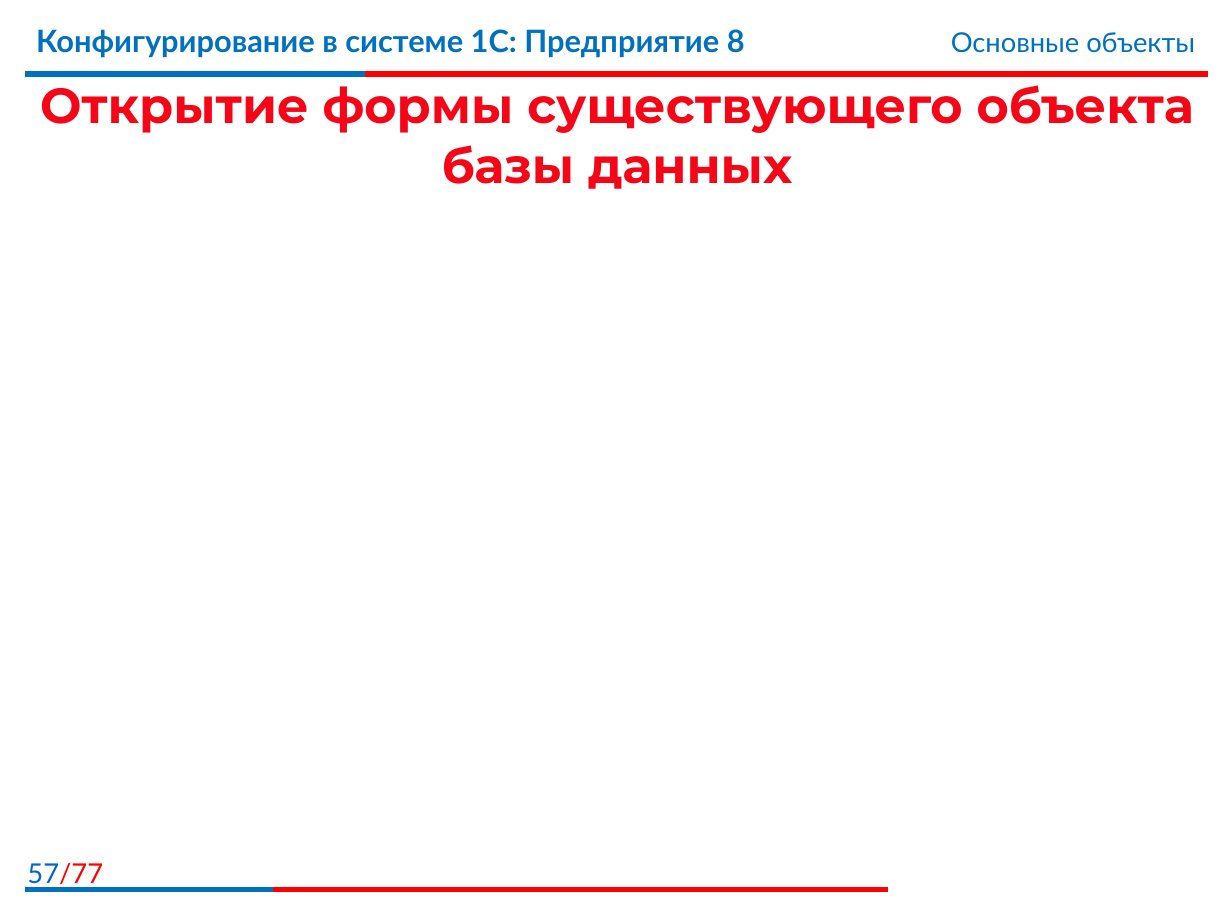
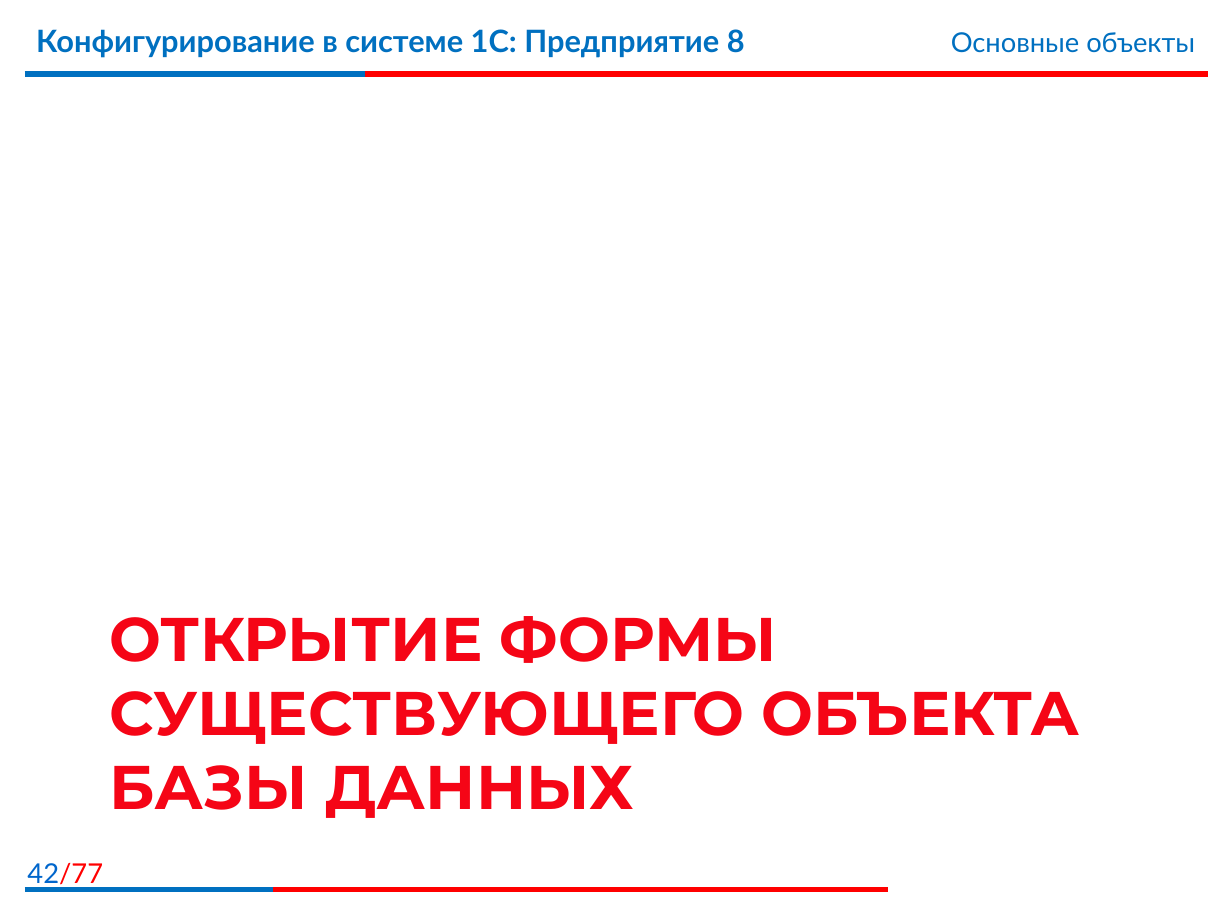
Before and after one commit to bestteacher-1c/documents_compl_kurs, a slide deck: slide 42 of Занятие_04/Иллюстрации4.pptx (slide 57 before the commit). Drawn at 1232x924 pixels with LibreOffice and Linux fonts; fonts in the diff are those of the drawing; background and template pictures are left out. Boxes give left, top, right and bottom in pixels: in the first picture for what was removed or moved away, otherwise in the second. Text is boxed around its words. In the diff, an @@ line names an element or a change of style, - is before the commit and + after.

```diff
--- a/Занятие_04/Иллюстрации4.pptx
+++ b/Занятие_04/Иллюстрации4.pptx
@@ title "ОТКРЫТИЕ ФОРМЫ СУЩЕСТВУЮЩЕГО ОБЪЕКТА БАЗЫ ..." at (x1=110, y1=616, x2=1080, y2=818): vertical alignment middle to top @@
@@ title at (x1=110, y1=616, x2=1080, y2=818): text changed; size 28.8 to 36 pt @@
-Открытие формы существующего объекта базы данных
+ОТКРЫТИЕ ФОРМЫ СУЩЕСТВУЮЩЕГО ОБЪЕКТА БАЗЫ ДАННЫХ
@@ page number at (x1=27, y1=863, x2=103, y2=889): text changed @@
-57/77
+42/77
```
Also in this commit, not shown: 21 other slides changed, 16 slides added, 31 slides removed, 28 other files.
